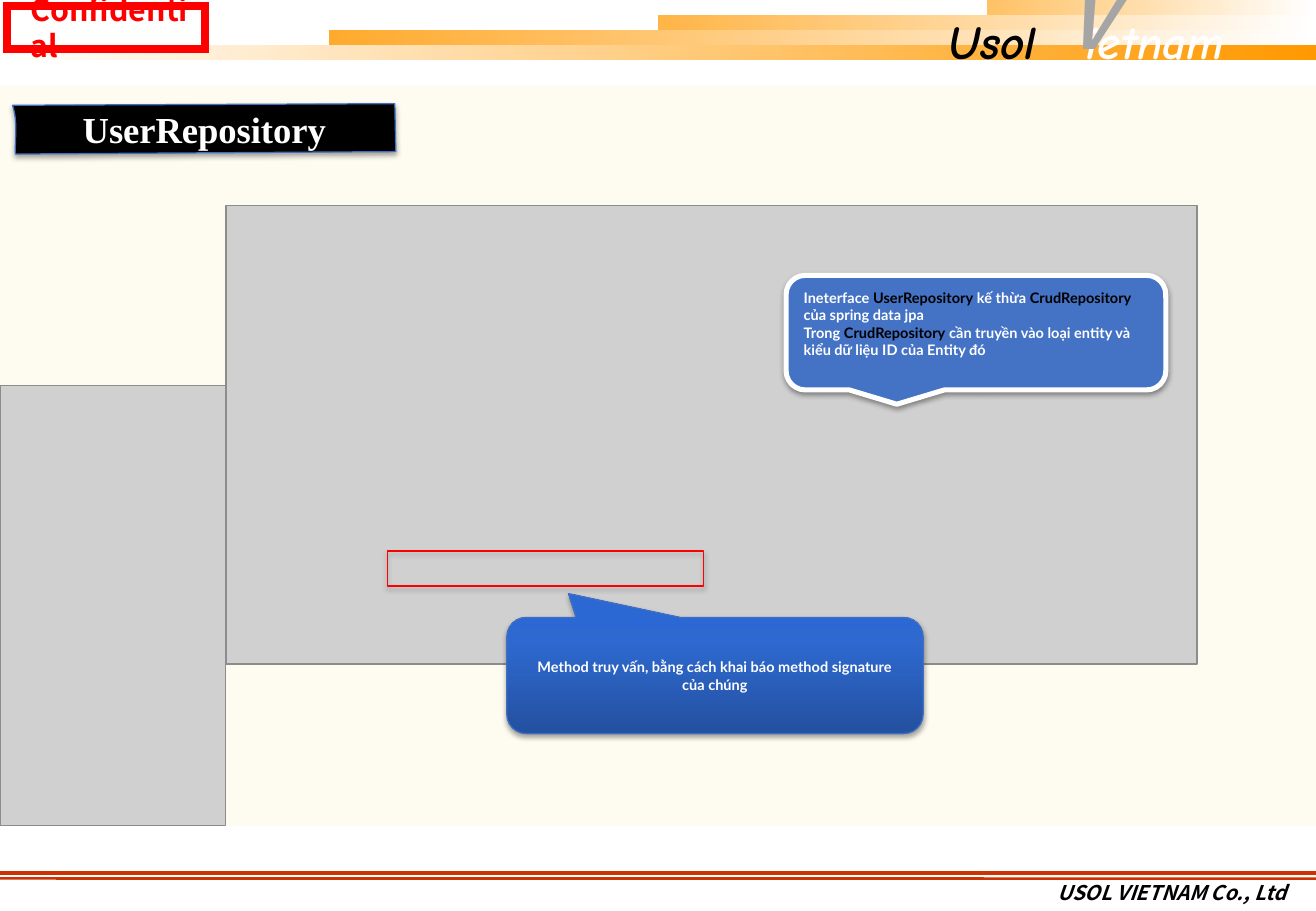
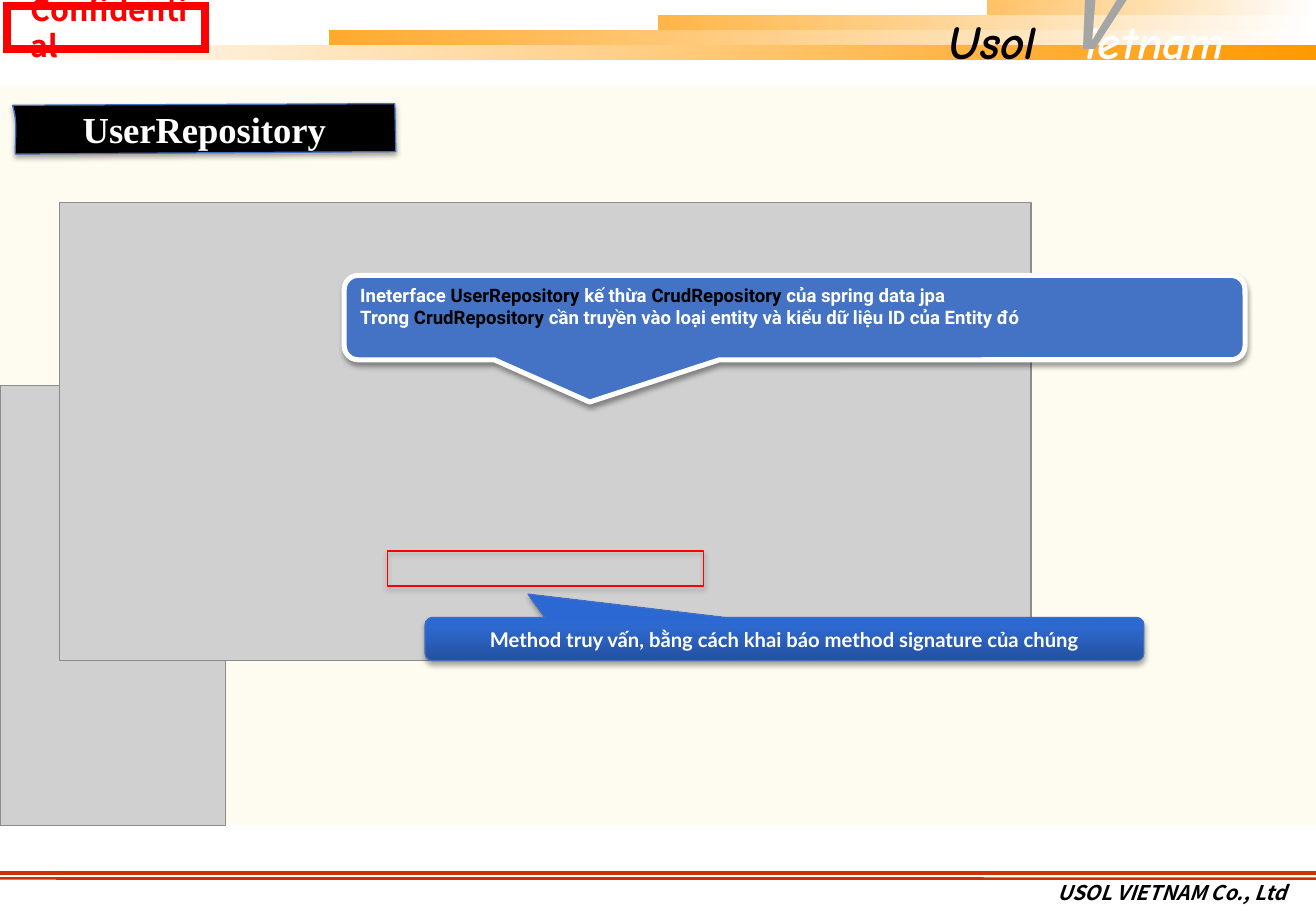
Before and after one commit to khuongmaingoc/javaDoc, a slide deck: slide 22 of SpringBoot/TaiLieu/Java_Week_Template.pptx (slide 24 before the commit). Drawn at 1316x911 pixels with LibreOffice and Linux fonts; fonts in the diff are those of the drawing; grey boxes stand for pictures; background and template pictures are left out. Boxes give left, top, right and bottom in pixels: in the first picture for what was removed or moved away, otherwise in the second. Text is boxed around its words. In the diff, an @@ line names an element or a change of style, - is before the commit and + after.

Commit message:
Springboot2

```diff
--- a/SpringBoot/TaiLieu/Java_Week_Template.pptx
+++ b/SpringBoot/TaiLieu/Java_Week_Template.pptx
@@ picture: place and size @@
-picture at [226, 205, 1197, 663]
+picture at [60, 203, 1030, 661]
@@ rounded speech box "Ineterface UserRepository kế thừa CrudRepository ...": place and size @@
-rounded speech box "Ineterface UserRepository kế thừa CrudRepository ..." at [786, 276, 1167, 390]
+rounded speech box "Ineterface UserRepository kế thừa CrudRepository ..." at [344, 276, 1246, 361]
@@ rounded speech box "Ineterface UserRepository kế thừa CrudRepository ..." at [344, 276, 1246, 361]: size 8.7 to 11 pt, font Lato to Roboto; proportions changed @@
@@ rounded speech box "Method truy vấn, bằng cách ...": place and size @@
-rounded speech box "Method truy vấn, bằng cách ..." at [507, 617, 924, 734]
+rounded speech box "Method truy vấn, bằng cách ..." at [425, 617, 1145, 661]
@@ rounded speech box "Method truy vấn, bằng cách ..." at [425, 617, 1145, 661]: size 8.7 to 12 pt; proportions changed @@
```
Also in this commit, not shown: 12 other slides changed, 3 slides removed.
